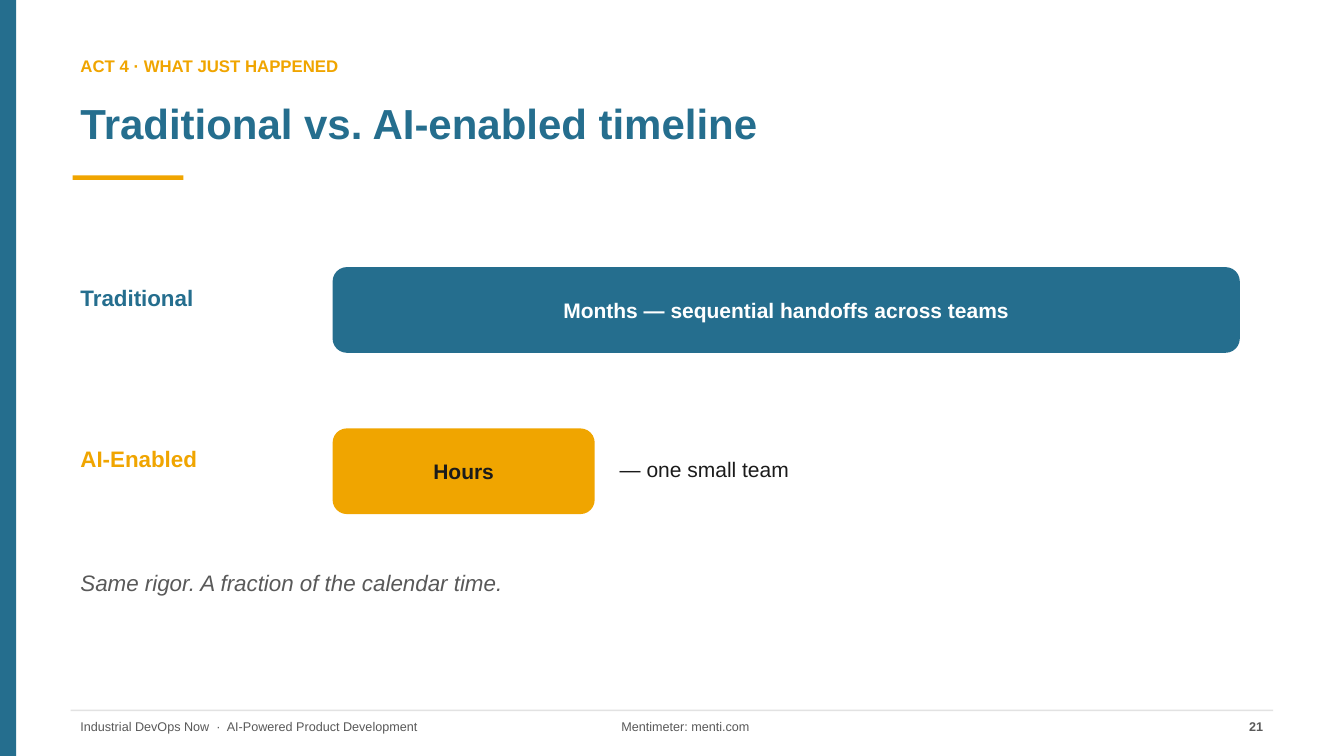
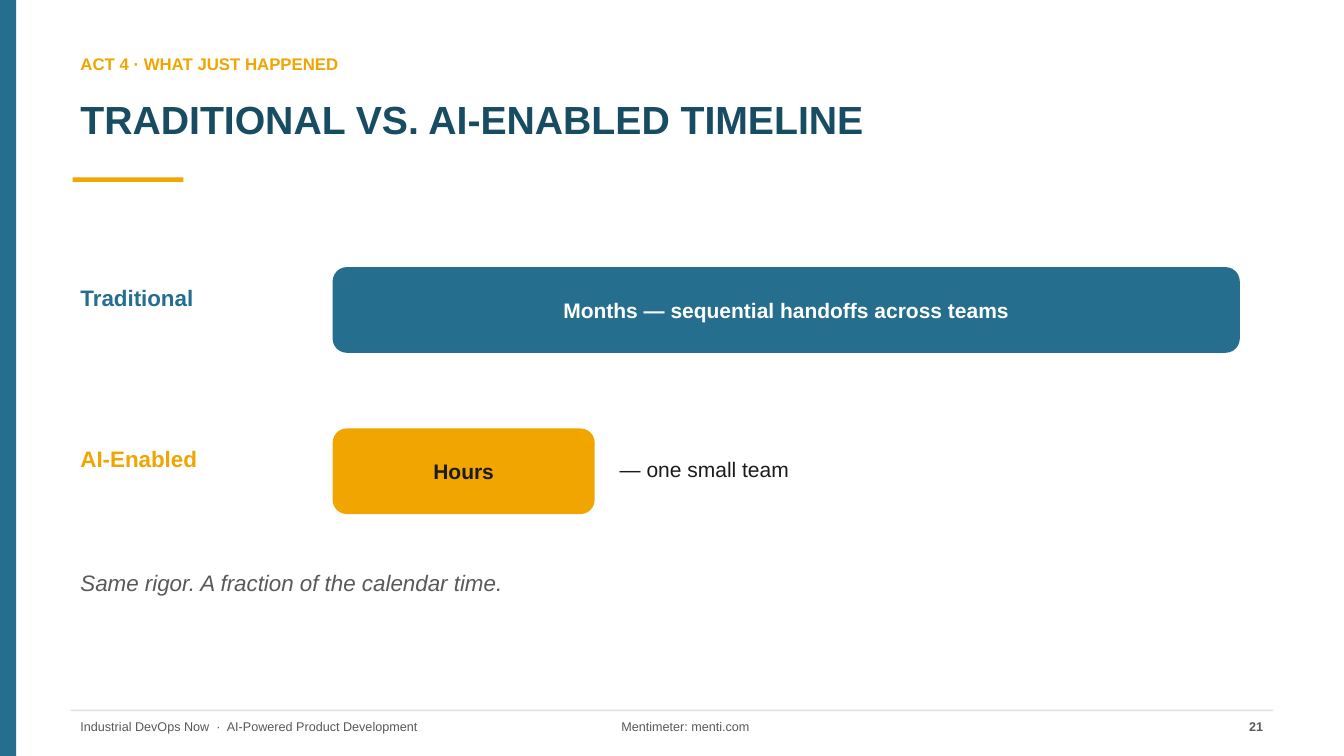
Before and after one commit to rockinryeman/SDLC-Workshop, a slide deck: slide 21 of dms-workshop/AI-Powered-Product-Development_DMS.pptx. Drawn at 1344x756 pixels with LibreOffice and Linux fonts; fonts in the diff are those of the drawing. Boxes give left, top, right and bottom in pixels: in the first picture for what was removed or moved away, otherwise in the second. Text is boxed around its words. In the diff, an @@ line names an element or a change of style, - is before the commit and + after.

```diff
--- a/dms-workshop/AI-Powered-Product-Development_DMS.pptx
+++ b/dms-workshop/AI-Powered-Product-Development_DMS.pptx
@@ text at box(80, 106, 864, 135): text changed; size 30 to 28 pt; text colour #256E8E to #174C63 @@
-Traditional vs. AI-enabled timeline
+TRADITIONAL VS. AI-ENABLED TIMELINE
```
Also in this commit, not shown: 20 other slides changed, 4 other files.
